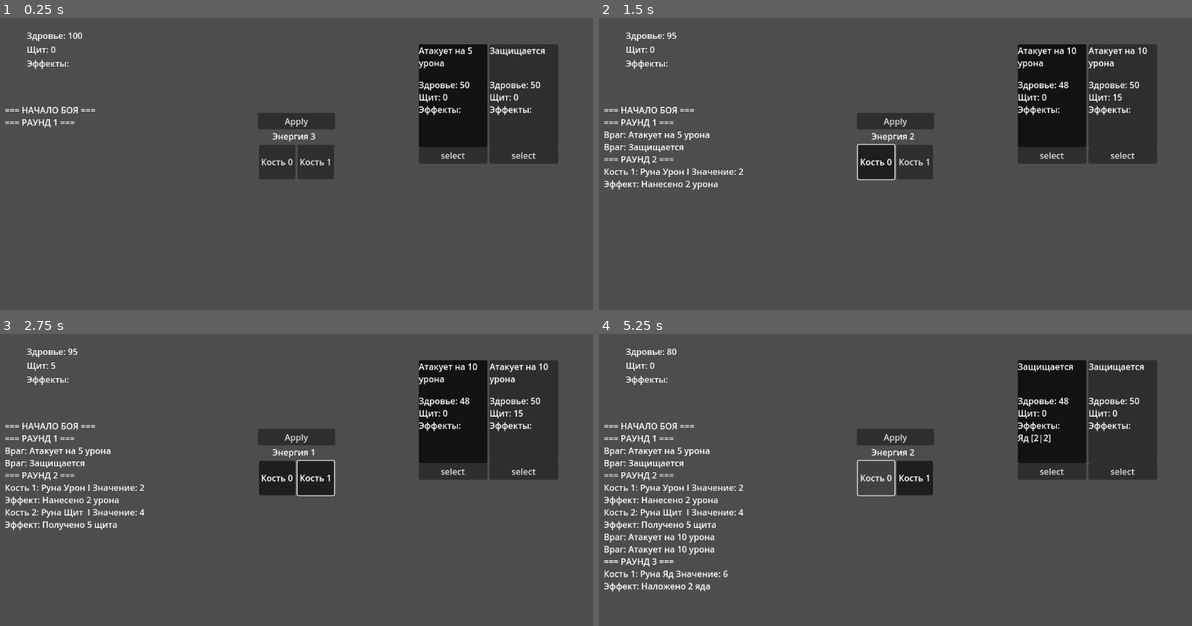
Above: before the commit, frames 1-4 (two rows, left to right).
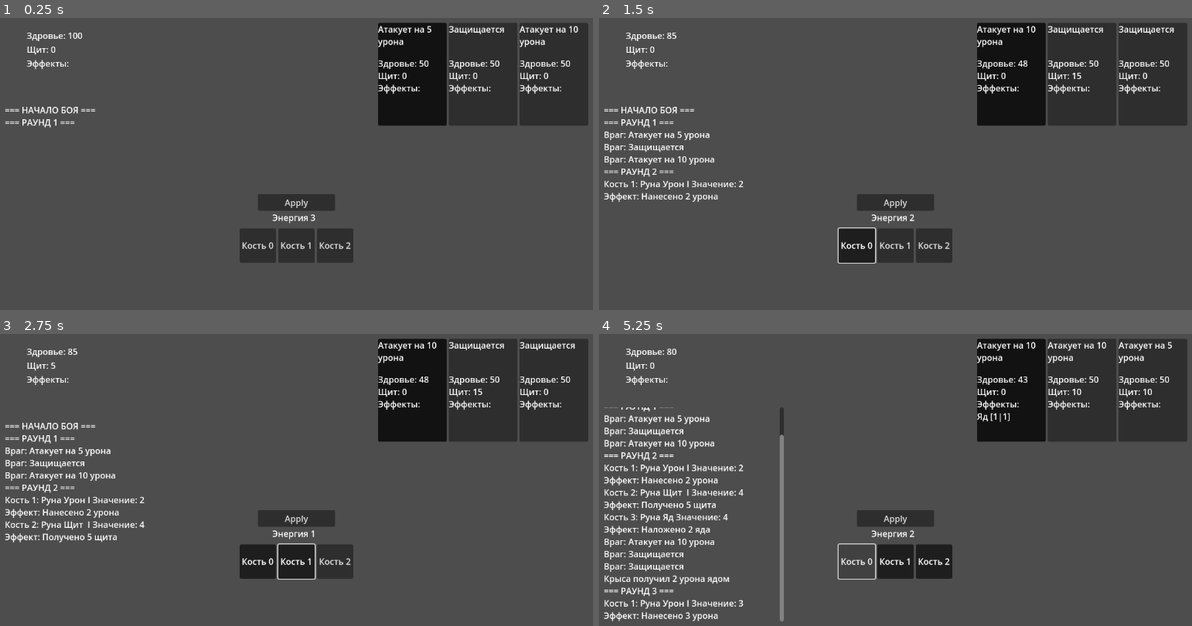
Above: after the commit, the same moments.

Repository: jethroxdd/dice-king
Game: Godot game, scene res://scenes/main.tscn
Same seed, same stepped clock (60 frames per second), same inputs: the game is played once before the commit and once after it.
Inputs (mouse positions are in pixels of both pictures, inside the frame that each line leads up to):
- Up to frame 1 (0.25 s): no input
- Up to frame 2 (1.5 s): click "Apply" at 0.5 s; click "Кость 0" at 1.25 s
- Up to frame 3 (2.75 s): click "Кость 1" at 2 s
- Up to frame 4 (5.25 s): click (1049, 471) at 2.75 s, where only the run before the commit has a clickable "select"; click (937, 561) at 3.5 s, where only the run after the commit has a clickable "Кость 2"; click "Apply" at 4.25 s; click "Кость 0" at 5 s

The runs differ from the first frame. In frame 1, 17% of the frame differs, in the area x 40-100%, y 1-84%; in frame 2, 18%; in frame 3, 18%; in frame 4, 22%, in the area x 0-100%, y 1-99%.

Commit message:
Небольшие изменения

Diff:
--- a/core/die/base_die.gd
+++ b/core/die/base_die.gd
@@ -52,7 +52,7 @@
 ## Вычисляемое свойство[br]
 ## Возвращает текстовое описание всех граней кости в формате, пригодном для подсказки в UI.[br]
 ## Каждая строка содержит описание руны на соответствующей грани.
-var tool_tip_text: String:
+var tooltip_text: String:
 	get:
 		var text = ""
 		for i in range(sides):
--- /dev/null
+++ b/core/ui/test_ui.gd
@@ -0,0 +1,162 @@
+# main.gd (пример тестирования)
+extends Node
+
+# Создаем экземпляры игрока и врага с начальными параметрами
+var player = Player.new()
+var enemies = [
+	Enemy.new("Крыса", 50, 5),
+	Enemy.new("Крыса", 50, 5),
+	Enemy.new("Крыса", 50, 5)
+	]  # Здоровье: 50, Урон: 5
+
+# Инициализируем менеджер боя между игроком и врагом
+var battle = BattleManager.new(player, enemies)
+
+var logs = ""  # Переменная для хранения логов боя
+
+func _ready():
+	# Создаем игровые кости с разными характеристиками:
+	# Атакующая кость (D6) с рунами урона на всех гранях
+	var attack_die = Die.new(
+		6,
+		[
+			DamageRune1.new(),
+			DamageRune1.new(),
+			DamageRune1.new(),
+			DamageRune1.new(),
+			DamageRune1.new(),
+			DamageRune1.new()
+		]
+	)
+	# Атакующая кость (D4) с рунами урона на всех гранях
+	var poison_die = Die.new(
+		4,
+		[
+			PoisonRune.new(),
+			PoisonRune.new(),
+			PoisonRune.new(),
+			PoisonRune.new()
+		]
+	)
+	# Защитная кость (D4) с комбинацией пустых рун и рун защиты
+	var shield_die = Die.new(
+		4,
+		[
+			ShieldRune1.new(),
+			ShieldRune1.new(),
+			ShieldRune1.new(),
+			ShieldRune1.new()
+		]
+	)
+
+	# Добавляем созданные кости в инвентарь игрока
+	player.add_die(attack_die)
+	player.add_die(shield_die)
+	player.add_die(poison_die)
+
+	# Создаем UI элементы для управления костями
+	create_buttons(len(player.dice))
+	create_enemies()
+	# Подключаем сигнал кнопки применения хода
+	$test_ui/ApplyBtn.pressed.connect(apply)
+
+	# Инициализируем начальное состояние интерфейса
+	update_stats()
+	update_energy()
+	update_log("=== НАЧАЛО БОЯ ===")
+	next_round()  # Запускаем первый раунд
+
+# Создает кнопки для каждой кости в инвентаре игрока
+func create_buttons(button_count: int):
+	# Получаем всплывающие подсказки для каждой кости
+	var dice_tooltip_text = []
+	for die in player.dice:
+		dice_tooltip_text.append(die.tooltip_text)
+
+	for i in range(button_count):
+		# Создаем экземпляр кнопки из префаба
+		var button = preload("res://scenes/test_die_ui.tscn").instantiate()
+		button.name = "DieBtn%d" % i
+		button.text = "Кость %d" % i
+		button.tooltip_text = dice_tooltip_text[i]  # Устанавливаем подсказку
+		# Подключаем сигнал нажатия с передачей индекса кости
+		button.pressed.connect(die_roll.bind(i))
+		$test_ui/HBoxContainer.add_child(button)  # Добавляем в контейнер
+
+func create_enemies():
+	var i = 0
+	for enemy in enemies:
+		var enemy_ui = preload("res://scenes/enemy_ui.tscn").instantiate()
+		enemy_ui.enemy = enemy
+		if i == 0: enemy_ui.select()
+		enemy_ui.selected.connect(select_target_btn.bind(i))
+		$test_ui/HBoxContainer2.add_child(enemy_ui)
+		i += 1
+
+# Обновляет отображение статистики персонажей
+func update_stats():
+	var player_str = "Здровье: %d\nЩит: %d\nЭффекты: %s" % [player.health, player.shield, player.get_effects_string()]
+	$test_ui/PlayerStats.text = player_str
+	for enemy_ui in $test_ui/HBoxContainer2.get_children():
+		enemy_ui.update_stats()
+		enemy_ui.update_intention()
+
+# Обновляет отображение энергии игрока
+func update_energy():
+	$test_ui/energy.text = "Энергия %d" % player.energy
+
+# Добавляет новую запись в лог боя
+func update_log(new_line: String):
+	logs += "\n%s" % new_line
+	$test_ui/log.text = logs
+
+# Добавление записи примененных эффектво в лог боя
+func update_log_effect(sorce: Entity, applyed_effects: Dictionary):
+	for effect_type in applyed_effects:
+		var effect_value = applyed_effects[effect_type]
+		match effect_type:
+			"poison":
+				update_log("%s получил %d урона ядом" % [sorce.name, effect_value])
+
+# Обрабатывает бросок конкретной кости игроком
+func die_roll(i: int):
+	# Просим BattleManager обработать бросок
+	var result = battle.process_player_roll(i)
+	if not result.is_empty():
+		# Логируем результат броска
+		update_log("Кость %d: Руна %s Значение: %d" % [i + 1, result["rune"].name, result["face"]])
+		update_log("Эффект: %s" % result["rune"].get_log(result["face"]))
+	# Обновляем показатели после броска
+	update_stats()
+	update_energy()
+
+func select_target_btn(idx):
+	battle.set_target(idx)
+
+# Обрабатывает завершение хода игрока
+func apply():
+	var applyed_effects: Dictionary = {}
+	# Активация эфффектов игрока
+	applyed_effects = player.apply_effects()
+	update_log_effect(player, applyed_effects)
+
+	# Враг выполняет свой ход
+	battle.process_enemy_turn()
+	for enemy in enemies:
+		update_log("Враг: %s" % enemy.intention["description"])
+
+	# Активация эфффектов противника
+	for enemy in enemies:
+		applyed_effects = enemy.apply_effects()
+		update_log_effect(enemy, applyed_effects)
+
+	# Переходим к следующему раунду
+	next_round()
+
+# Начинает новый раунд боя
+func next_round():
+	battle.start_round()
+	update_log("=== РАУНД %d ===" % battle.current_round)
+	# Обновляем все элементы интерфейса
+	update_energy()
+	update_stats()
--- a/scenes/enemy_ui.tscn
+++ b/scenes/enemy_ui.tscn
@@ -47,6 +47,7 @@
 text = "Intention"
 
 [node name="Button" type="Button" parent="."]
+modulate = Color(1, 1, 1, 0)
 layout_mode = 1
 anchors_preset = 7
 anchor_left = 0.5
@@ -54,8 +55,7 @@
 anchor_right = 0.5
 anchor_bottom = 1.0
 offset_left = -64.0
+offset_top = -192.0
 offset_right = 64.0
-offset_bottom = 31.0
 grow_horizontal = 2
 grow_vertical = 0
-text = "select"
--- a/scenes/main.tscn
+++ b/scenes/main.tscn
@@ -1,7 +1,7 @@
 [gd_scene load_steps=4 format=3 uid="uid://dkgmj0j58f633"]
 
 [ext_resource type="PackedScene" uid="uid://chur67s2nhpxn" path="res://scenes/test_ui.tscn" id="1_o5qli"]
-[ext_resource type="Script" uid="uid://chpbaffub2gja" path="res://core/node.gd" id="1_sugp2"]
+[ext_resource type="Script" uid="uid://chpbaffub2gja" path="res://core/ui/test_ui.gd" id="1_sugp2"]
 [ext_resource type="PackedScene" uid="uid://ljebgi0pxkpy" path="res://scenes/ui.tscn" id="3_sugp2"]
 
 [node name="main" type="Node2D"]
--- a/scenes/test_ui.tscn
+++ b/scenes/test_ui.tscn
@@ -22,9 +22,9 @@
 [node name="ApplyBtn" type="Button" parent="."]
 layout_mode = 0
 offset_left = 504.0
-offset_top = 232.0
+offset_top = 384.0
 offset_right = 648.0
-offset_bottom = 263.0
+offset_bottom = 415.0
 text = "Apply"
 
 [node name="HBoxContainer" type="HBoxContainer" parent="."]
@@ -35,9 +35,9 @@
 anchor_right = 0.5
 anchor_bottom = 0.5
 offset_left = -72.0
-offset_top = -32.0
+offset_top = 124.0
 offset_right = 72.0
-offset_bottom = 32.0
+offset_bottom = 188.0
 grow_horizontal = 2
 grow_vertical = 2
 alignment = 1
@@ -45,9 +45,9 @@
 [node name="energy" type="Label" parent="."]
 layout_mode = 0
 offset_left = 528.0
-offset_top = 264.0
+offset_top = 416.0
 offset_right = 616.0
-offset_bottom = 287.0
+offset_bottom = 439.0
 text = "Energy: %d"
 horizontal_alignment = 1
 
@@ -64,8 +64,9 @@
 anchors_preset = 1
 anchor_left = 1.0
 anchor_right = 1.0
-offset_left = -280.0
-offset_top = 104.0
-offset_right = -88.0
-offset_bottom = 144.0
+offset_left = -160.0
+offset_top = 64.0
+offset_right = -32.0
+offset_bottom = 192.0
 grow_horizontal = 0
+alignment = 2
Not shown, added: core/ui/test_ui.gd.uid
